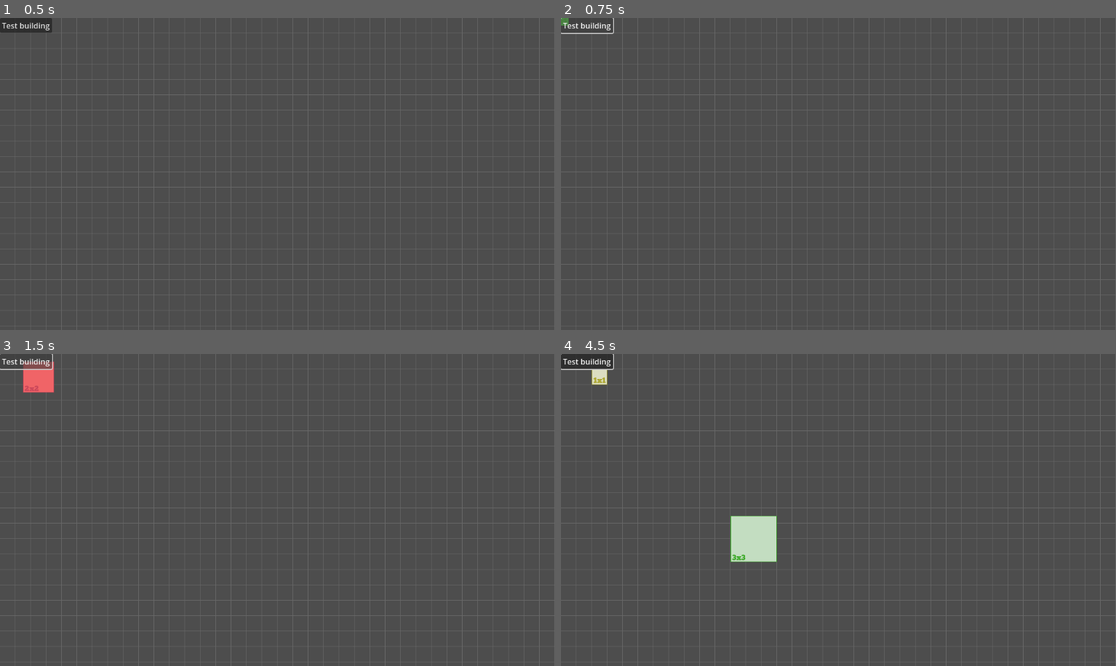
Above: before the commit, frames 1-4 (two rows, left to right).
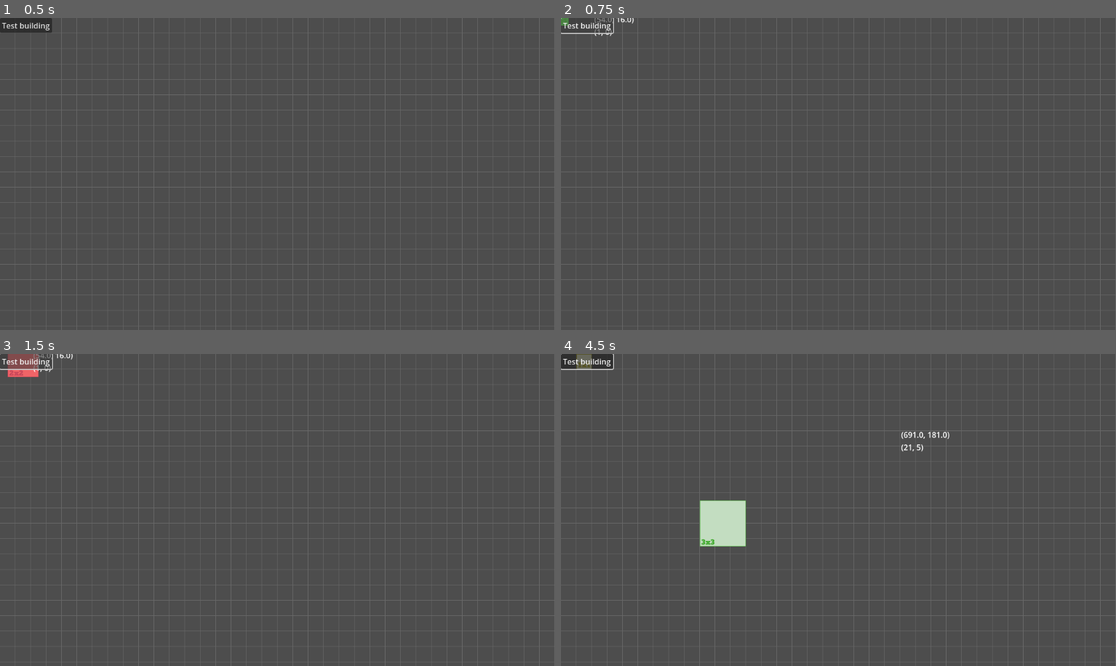
Above: after the commit, the same moments.

Repository: lacedon/western-town-sim
Game: Godot game, scene res://src/screens/game/game.tscn
Two runs of this game, one before a commit and one after it. Both use one fixed random seed, a clock stepped at 60 frames per second and the inputs below.
Inputs (mouse positions are in pixels of both pictures, inside the frame that each line leads up to):
- Up to frame 1 (0.5 s): no input
- Up to frame 2 (0.75 s): click "Test building" at 0.5 s
- Up to frame 3 (1.5 s): click "Test building" at 1.25 s
- Up to frame 4 (4.5 s): click "Test building" at 2 s; tap Enter at 2.75, 4.25 s; move the mouse to (960, 494) at 2.77 s; click (960, 494) at 2.92 s; tap Space at 3.5 s; move the mouse to (727, 525) at 3.52 s; click (727, 525) at 3.67 s; move the mouse to (894, 441) at 4.27 s; click (894, 441) at 4.42 s

Frame 1 is identical in both runs. In frame 2, less than 0.1% of the frame differs, in the area x 6-14%, y 0-6%; in frame 3, 0.7%; in frame 4, 2.3%, in the area x 2-70%, y 0-67%.

Commit message:
Fix placing buildings

Diff:
--- /dev/null
+++ b/src/common/is-odd.gd
@@ -0,0 +1,2 @@
+static func isOdd(value: int) -> bool:
+  return value % 2 == 1
--- a/src/components/builder/builder.gd
+++ b/src/components/builder/builder.gd
@@ -6,10 +6,12 @@
 const testBuildingTexture23 = preload("res://resources/images/2x3.png")
 const testBuildingTexture33 = preload("res://resources/images/3x3.png")
 const BuildingScene = preload("res://src/components/building/building.tscn")
+const isOdd = preload("res://src/common/is-odd.gd")
 
 @export var buildingContainer: Node
 
 @onready var buildingNode: BuildingNode = $Building
+@onready var debugLabel: Label = $Label
 
 var _isBuildingStarted: bool = false
 
@@ -30,17 +32,20 @@
   buildingNode.disconnect(buildingNode.areaEnteredExited.get_name(), _updateBuildingColoring)
 
 func _input(event: InputEvent) -> void:
-  if !_isBuildingStarted: return
+  if event is InputEventMouseMotion:
+    if _isBuildingStarted:
+      buildingNode.position = Vector2(
+        (floor(event.position.x / GameConfig.tileSize.x) + (0.5 if isOdd.isOdd(buildingNode.building.size.x) else 0.)) * GameConfig.tileSize.x,
+        (floor(event.position.y / GameConfig.tileSize.y) + (0.5 if isOdd.isOdd(buildingNode.building.size.y) else 0.)) * GameConfig.tileSize.y,
+      )
 
-  if event is InputEventMouseMotion:
-    buildingNode.position = (
-      Vector2(
-        round(event.position.x / GameConfig.tileSize.x),
-        round(event.position.y / GameConfig.tileSize.y)
-      ) + (Vector2(buildingNode.building.size) / 2)
-     ) * GameConfig.tileSize.x
+    debugLabel.text = str(event.position) + '\n' + str(Vector2i(
+      (floor(event.position.x / GameConfig.tileSize.x)),
+      (floor(event.position.y / GameConfig.tileSize.y)),
+    ))
+    debugLabel.position = event.position + Vector2(15, -25)
   elif event is InputEventMouseButton && event.is_pressed():
-    if buildingNode.canBePlaced():
+    if _isBuildingStarted && buildingNode.canBePlaced():
       placeBuilding()
       toggleBuilding()
 
--- a/src/components/builder/builder.tscn
+++ b/src/components/builder/builder.tscn
@@ -7,3 +7,7 @@
 script = ExtResource("1_071ab")
 
 [node name="Building" parent="." instance=ExtResource("1_nlb10")]
+
+[node name="Label" type="Label" parent="."]
+offset_right = 40.0
+offset_bottom = 23.0
Not shown, added: src/common/is-odd.gd.uid
